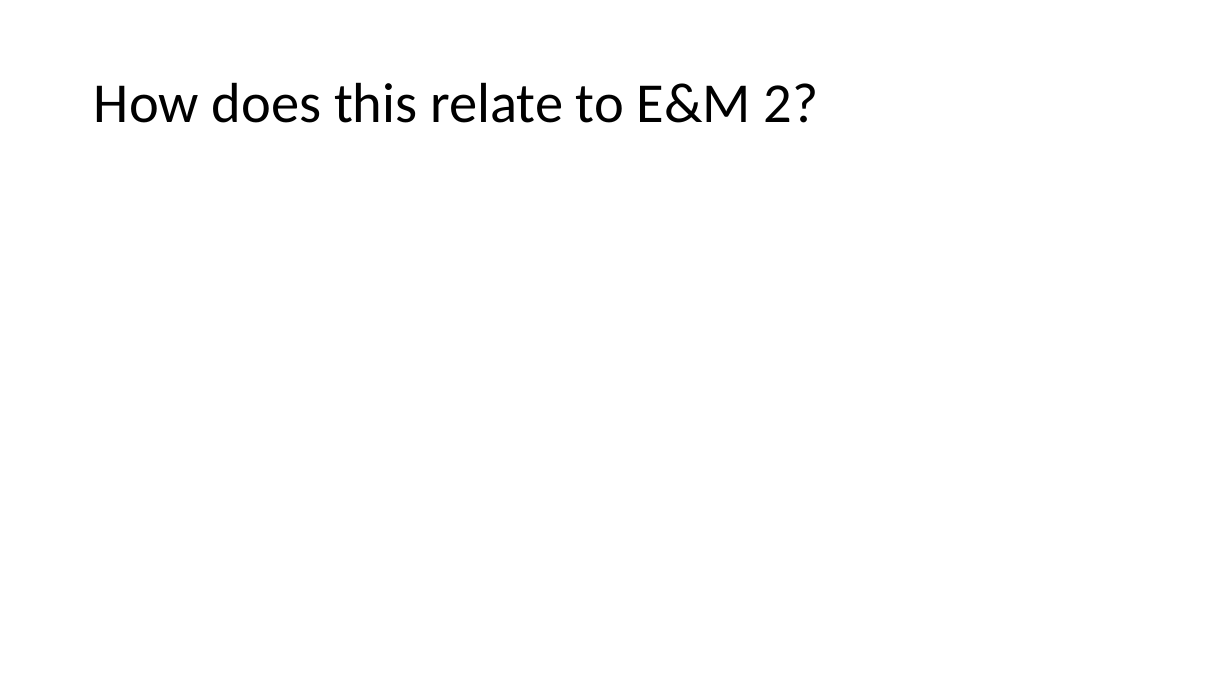
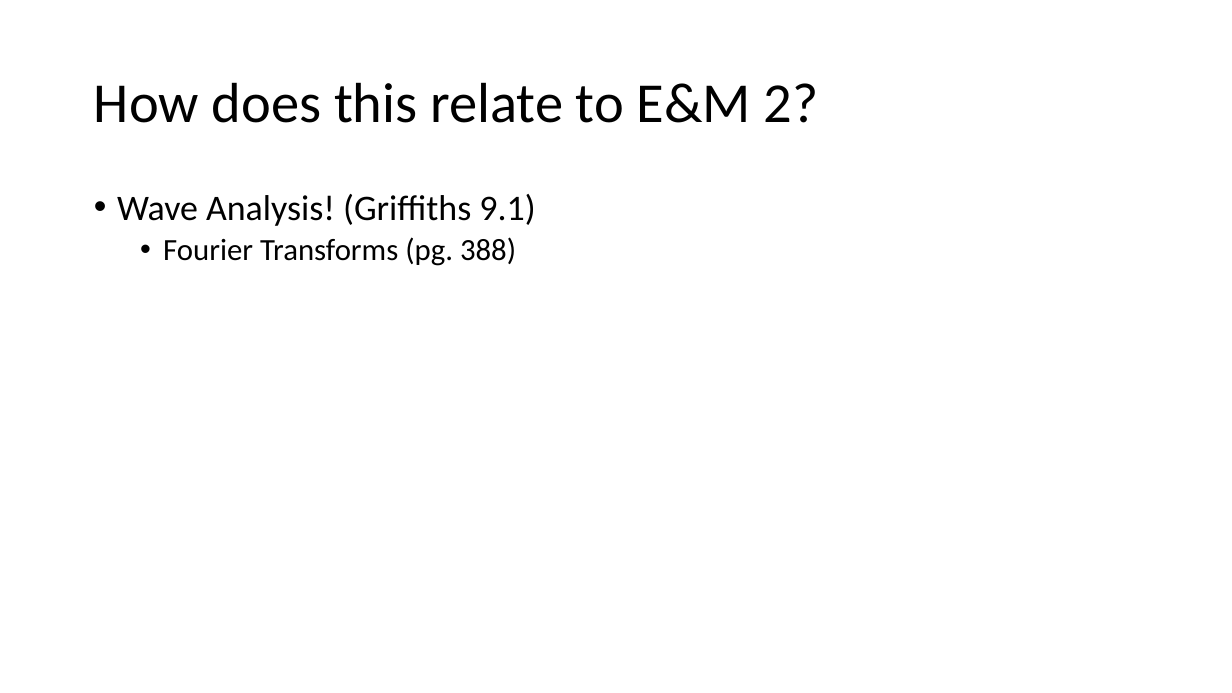
Before and after one commit to Corbin-Rochelle/E-and-M-Presentation, a slide deck: slide 11 of Discrete and Quantum Fourier Transforms.pptx. Drawn at 1232x693 pixels with LibreOffice and Linux fonts; fonts in the diff are those of the drawing. Boxes give left, top, right and bottom in pixels: in the first picture for what was removed or moved away, otherwise in the second. Text is boxed around its words. In the diff, an @@ line names an element or a change of style, - is before the commit and + after.

```diff
--- a/Discrete and Quantum Fourier Transforms.pptx
+++ b/Discrete and Quantum Fourier Transforms.pptx
@@ text added at (x1=117, y1=194, x2=535, y2=266), 28 pt, text #000000 @@
+• Wave Analysis! (Griffiths 9.1)
+  • Fourier Transforms (pg. 388)
```
Also in this commit, not shown: 5 other slides changed, 4 slides added, 3 slides removed.
